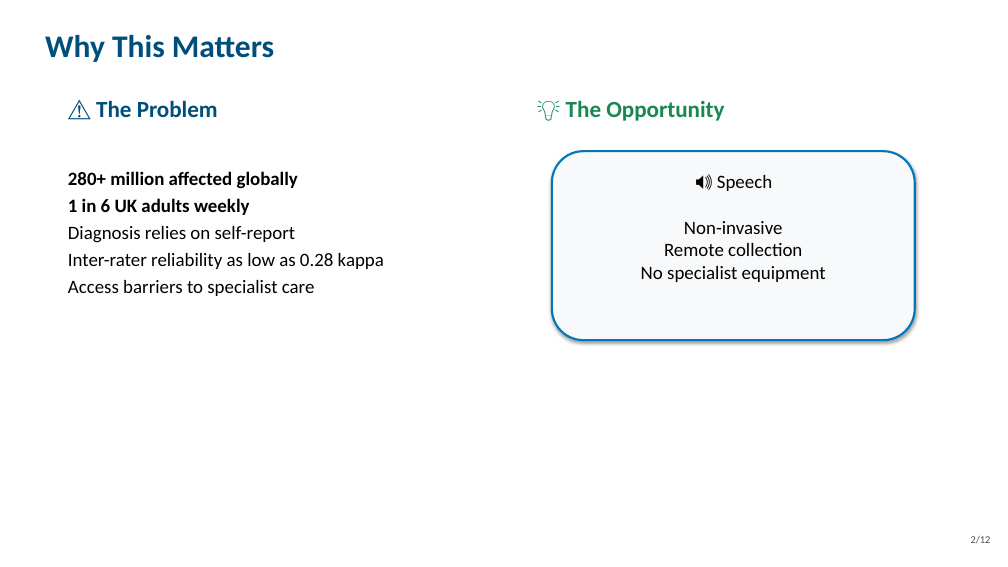
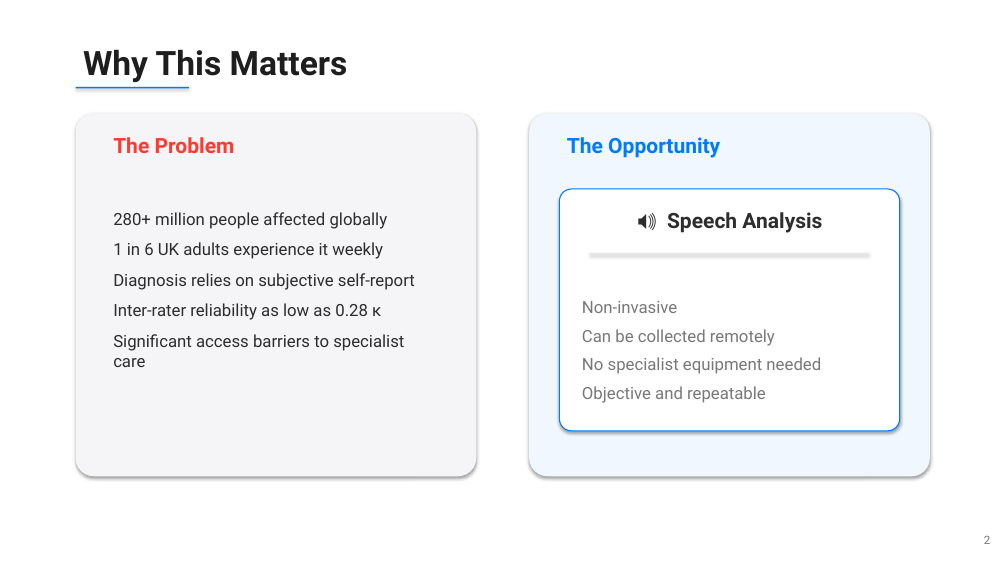
Before and after one commit to NileC03/dissertation, a slide deck: slide 2 of presentation/slides.pptx. Drawn at 1008x567 pixels with LibreOffice and Linux fonts; fonts in the diff are those of the drawing. Boxes give left, top, right and bottom in pixels: in the first picture for what was removed or moved away, otherwise in the second. Text is boxed around its words. In the diff, an @@ line names an element or a change of style, - is before the commit and + after.

Commit message:
Redesign slides: clean modern style (Apple keynote inspired)

```diff
--- a/presentation/slides.pptx
+++ b/presentation/slides.pptx
@@ text "Why This Matters": place and size @@
-text "Why This Matters" at <box>45,35,274,62</box>
+text "Why This Matters" at <box>83,49,348,82</box>
@@ text "Why This Matters" at <box>83,49,348,82</box>: size 30 to 32 pt, font Calibri to Roboto, text colour #004E7C to #1E1E1E @@
@@ rectangle added at <box>76,87,189,88</box>, fill #007AFF @@
@@ rounded rectangle added at <box>76,113,476,476</box>, fill #F5F5F7 @@
@@ rounded rectangle added at <box>529,113,930,476</box>, fill #F0F7FF @@
@@ text at <box>113,137,235,153</box>: text changed; size 22 to 20 pt; font Calibri to Roboto; text colour #004E7C to #FF3B30 @@
-⚠ The Problem
+The Problem
@@ text at <box>567,137,720,158</box>: text changed; size 22 to 20 pt; font Calibri to Roboto; text colour #198754 to #007AFF @@
-💡 The Opportunity
+The Opportunity
@@ rounded rectangle: place and size @@
-rounded rectangle at <box>552,151,915,340</box>
+rounded rectangle at <box>560,189,900,431</box>
@@ rounded rectangle at <box>560,189,900,431</box>: fill #F8F9FA to #FFFFFF; outline #0077B6 2 pt to #007AFF 1 pt; proportions changed @@
@@ text at <box>113,212,415,367</box>: text changed; size 18 to 16 pt; font Calibri to Roboto; text colour #000000 to #2D2D2D @@
-280+ million affected globally
-1 in 6 UK adults weekly
-Diagnosis relies on self-report
-Inter-rater reliability as low as 0.28 kappa
-Access barriers to specialist care
+280+ million people affected globally
+1 in 6 UK adults experience it weekly
+Diagnosis relies on subjective self-report
+Inter-rater reliability as low as 0.28 κ
+Significant access barriers to specialist care
@@ text added at <box>667,212,822,233</box>, 20 pt, text #2D2D2D, bold @@
+🔊 Speech Analysis
@@ rectangle added at <box>590,253,870,255</box>, fill #E6E6E8 @@
@@ text at <box>582,301,821,403</box>: text changed; size 18 to 16 pt; font Calibri to Roboto; text colour #000000 to #787878 @@
-🔊 Speech
-Non-invasive
-Remote collection
-No specialist equipment
+Non-invasive
+Can be collected remotely
+No specialist equipment needed
+Objective and repeatable
@@ text at <box>984,536,990,544</box>: text changed; size 10 to 11 pt; font Calibri to Roboto; text colour #495057 to #787878 @@
-2/12
+2
```
Also in this commit, not shown: 11 other slides changed, 1 other file.
